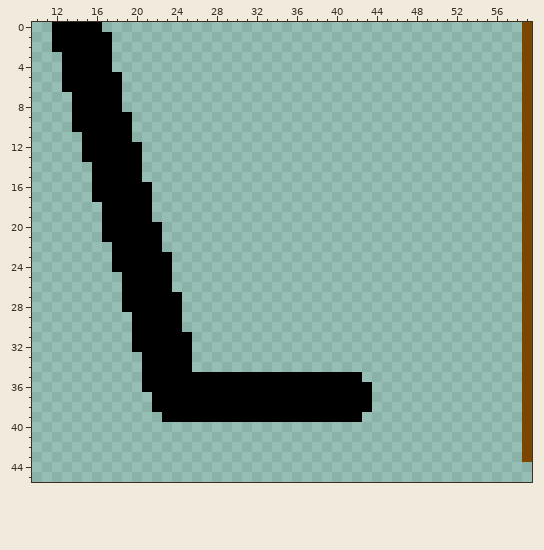
Edited in one commit: pixel-art sprite (images/rightFoot.png). The picture above is the old version.
The file is 60x60 pixels. Shown: x 10..59, y 0..45.
The same view after the edit:
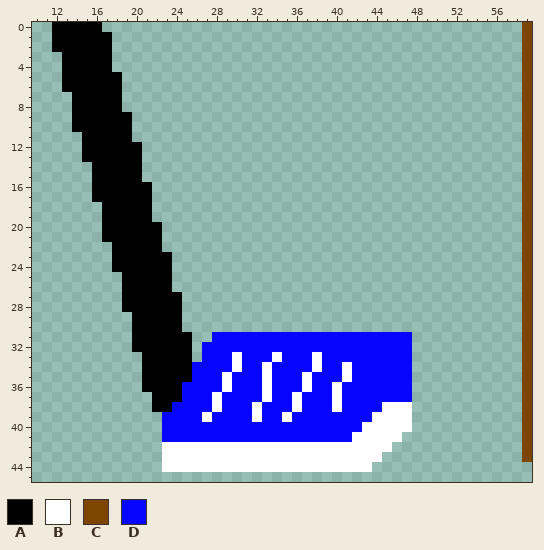
Palette (. is transparent): A #000000  B #ffffff  C #7c4600  D #0606ff
From old to new:
There is now colour B in row 33 at x 30, 34 and 38; in row 34 at x 30, 33, 38 and 41; in row 38 at x 45 to 47; in row 39 at x 44 to 47; in row 40 at x 43 to 47; in row 41 at x 42 to 46.
There is now colour B in row 42 at x 23 to 45; in row 43 at x 23 to 44; in row 44 at x 23 to 43.
The edit turns colour A into colour B in row 35 at x 29, 33, 37 and 41; in row 36 at x 29, 33, 37 and 40; in row 37 at x 28, 33, 36 and 40; in row 38 at x 28, 32, 36 and 40; in row 39 at x 27, 32 and 35.
There is now colour D in row 31 at x 28 to 47; in row 32 at x 27 to 47; in row 33 at x 27 to 29, 31 to 33, 35 to 37 and 39 to 47; in row 34 at x 26 to 29, 31 to 32, 34 to 37, 39 to 40 and 42 to 47; in row 35 at x 43 to 47; in rows 36 to 37 at x 44 to 47.
There is now colour D in row 38 at x 44; in row 39 at x 43; in row 40 at x 23 to 42; in row 41 at x 23 to 41.
The edit turns colour A into colour D in row 35 at x 26 to 28, 30 to 32, 34 to 36, 38 to 40 and 42; in row 36 at x 25 to 28, 30 to 32, 34 to 36, 38 to 39 and 41 to 43; in row 37 at x 25 to 27, 29 to 32, 34 to 35, 37 to 39 and 41 to 43; in row 38 at x 24 to 27, 29 to 31, 33 to 35, 37 to 39 and 41 to 43; in row 39 at x 23 to 26, 28 to 31, 33 to 34 and 36 to 42.
Where, in picture pixels (left, top, right, bottom), the same in both pictures:
changed: (162, 332, 412, 472)
